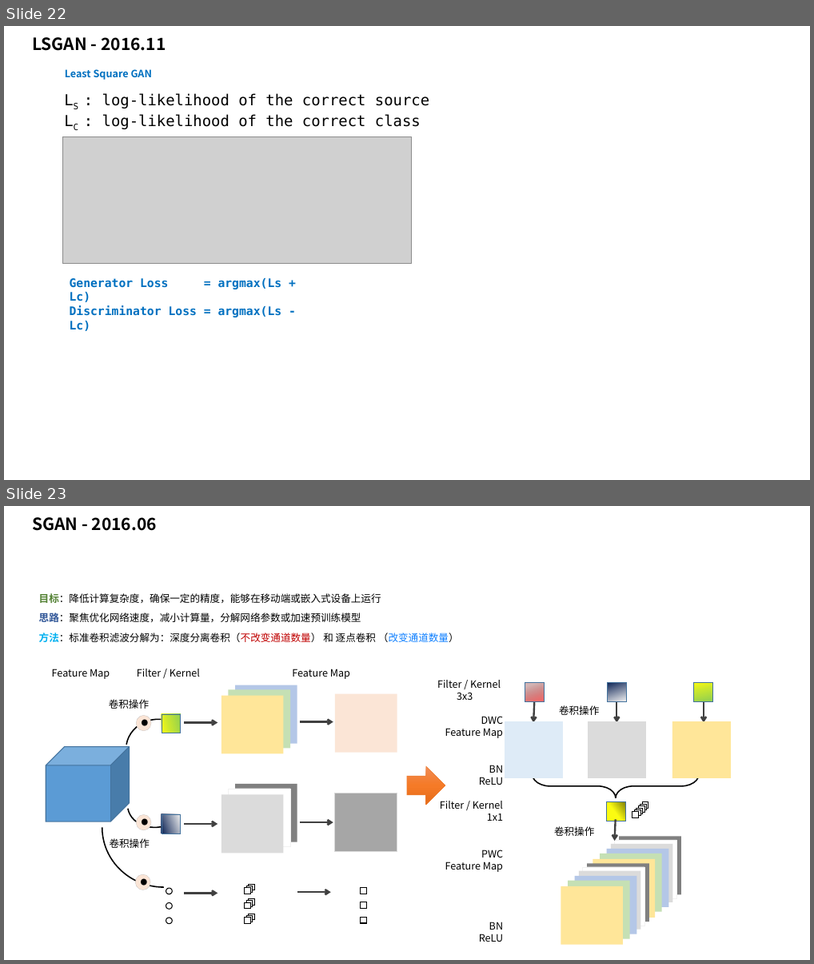
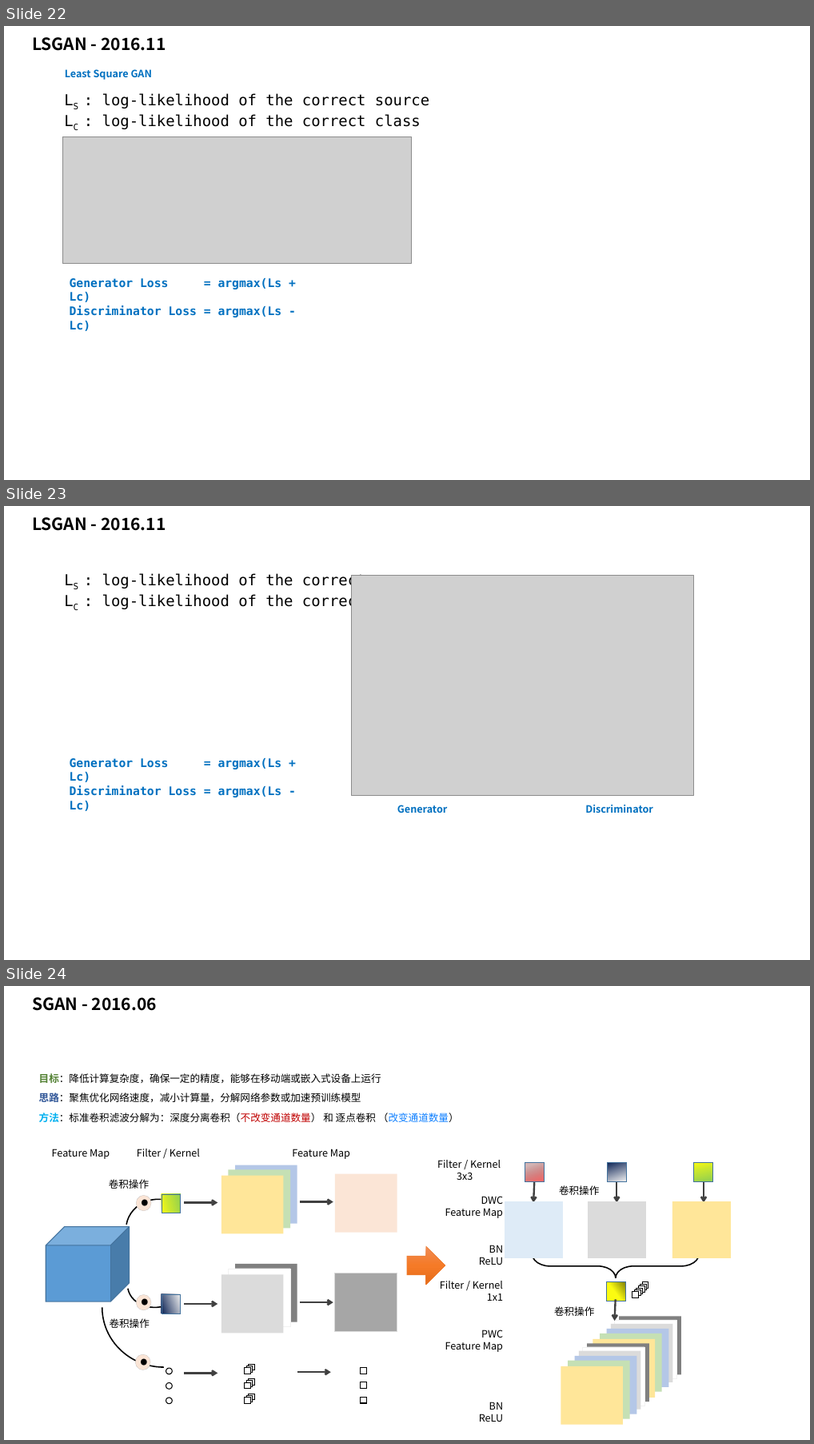
Before and after one commit to taylorguo/GAN_Understanding_Practicing, a slide deck: GAN_Understanding/GANunderstanding.pptx. Shown one above the other, each under a label of ours: slides 22 and 23 before the commit, slides 22, 23 and 24 after it. The pictures are 814x964 and 814x1444 pixels, drawn with LibreOffice and Linux fonts; fonts in the diff are those of the drawing; grey boxes stand for pictures. Boxes give left, top, right and bottom in pixels: in the first picture for what was removed or moved away, otherwise in the second. Text is boxed around its words. In the diff, an @@ line names an element or a change of style, - is before the commit and + after.

```diff
--- a/GAN_Understanding/GANunderstanding.pptx
+++ b/GAN_Understanding/GANunderstanding.pptx
@@ slide 23 added at box(4, 506, 810, 960), background #FFFFFF @@
@@ text added at box(32, 517, 166, 531), 20 pt, text #000000, bold @@
+LSGAN - 2016.11
@@ text added at box(102, 573, 430, 610), 18 pt, text #000000 @@
+LS : log-likelihood of the correct source
+LC : log-likelihood of the correct class
@@ picture added at box(352, 575, 694, 795) @@
@@ text added at box(70, 758, 282, 797), 14 pt, text #0070C0, bold @@
+Generator Loss = argmax(Ls + Lc)
+Discriminator Loss = argmax(Ls - Lc)
@@ text added at box(398, 804, 654, 812), 12 pt, text #0070C0, bold @@
+Generator Discriminator
@@ what was slide 23 is now slide 24 @@
```
Also in this commit, not shown: 1 other file.
